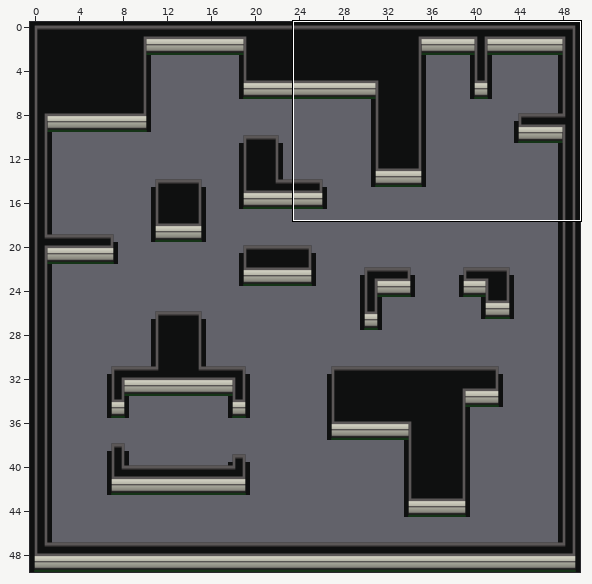
Tiled map -- client/public/assets/maps/tmx/killzone/killzone.tmx. The picture above shows the old version from afar; the outline marks the close-up.
Close-up. The starting point:
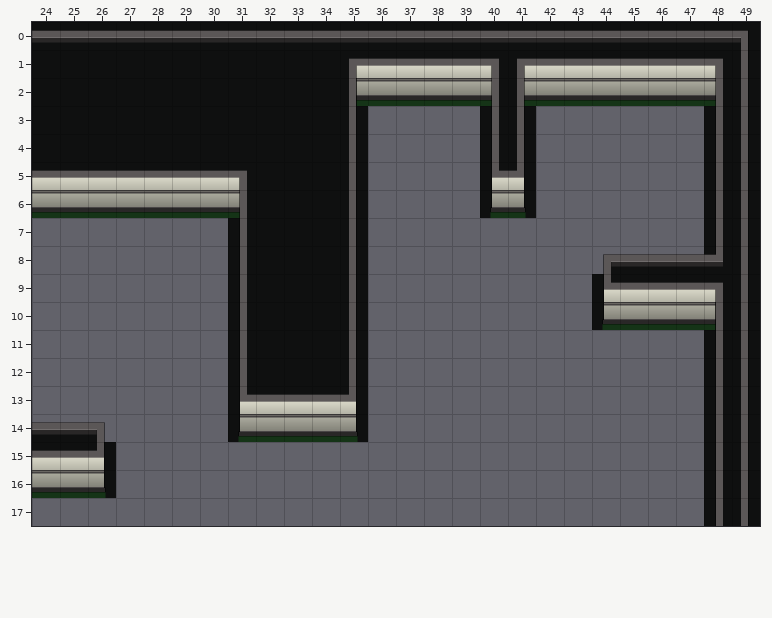
Cells are 64x64 px. Shown: x 24..49, y 0..17. The commit also changed other parts of the map, which this record leaves out. Tiles whose own drawing changed are shown in their newer look in all pictures.
New version:
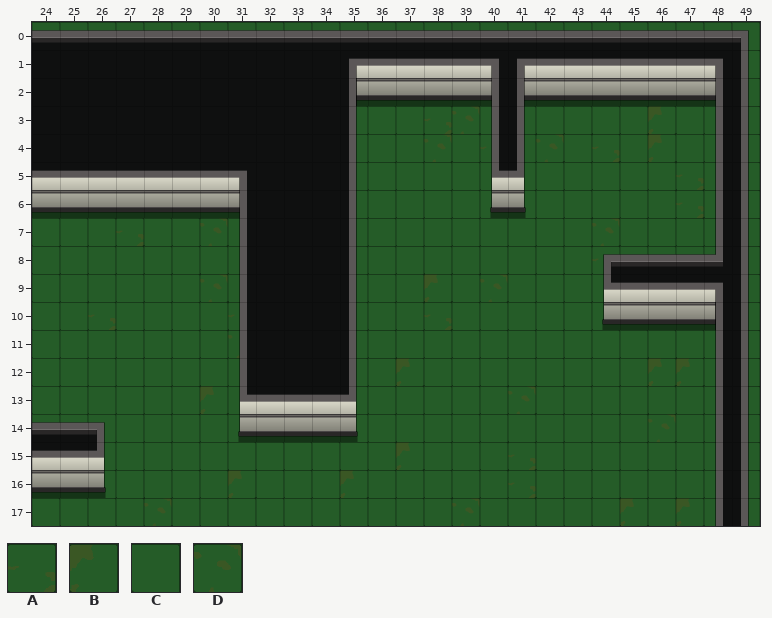
Key: from "walls": A 44, B 45, C 52, D 53.
_ is an empty cell.
Diff:
Changed rows in their new state; . is an unchanged cell.
Layer "ground":
first column x 24:
 0 CCCCCCCCCCCCCCCCCCCCCCCCCC
 1 .........................C
 2 .........................C
 3 ...........CCCADCCCCCCBCCC
 4 ...........CCCDCACDCACBCCC
 5 ...........CCCCCCCCCCCCACC
 6 ...........CCCCCCCCCCCCACC
 7 CCCACCDC...CCCCCCCCCDCCCCC
 8 CCCCCCCC...CCCCCCCCCACCCCC
 9 CCCCCCDC...CCCBCDCCCC....C
10 CCACCCCA...CCCACCCCCC....C
11 CCCCCCCD...CCCCCCCCCCCCCCC
12 CCCCCCCC...CCBCCCCCCCCBBCC
13 CCCCCCBC...CCCCCCDCCCCCCCC
14 CCCCCCCC...CCCCCCCCCCCDCCC
15 ..CCCCCCCCCCCBCCCACCCCCCCC
16 ..CCCCCBCCCBCCCCCACCCCCCCC
17 CCCCDCCCCCCCCCCDCCCCCBCBCC
Pixel boxes of the changes (left, top, right, bottom) in both close-ups:
added: (32, 22, 760, 526)
